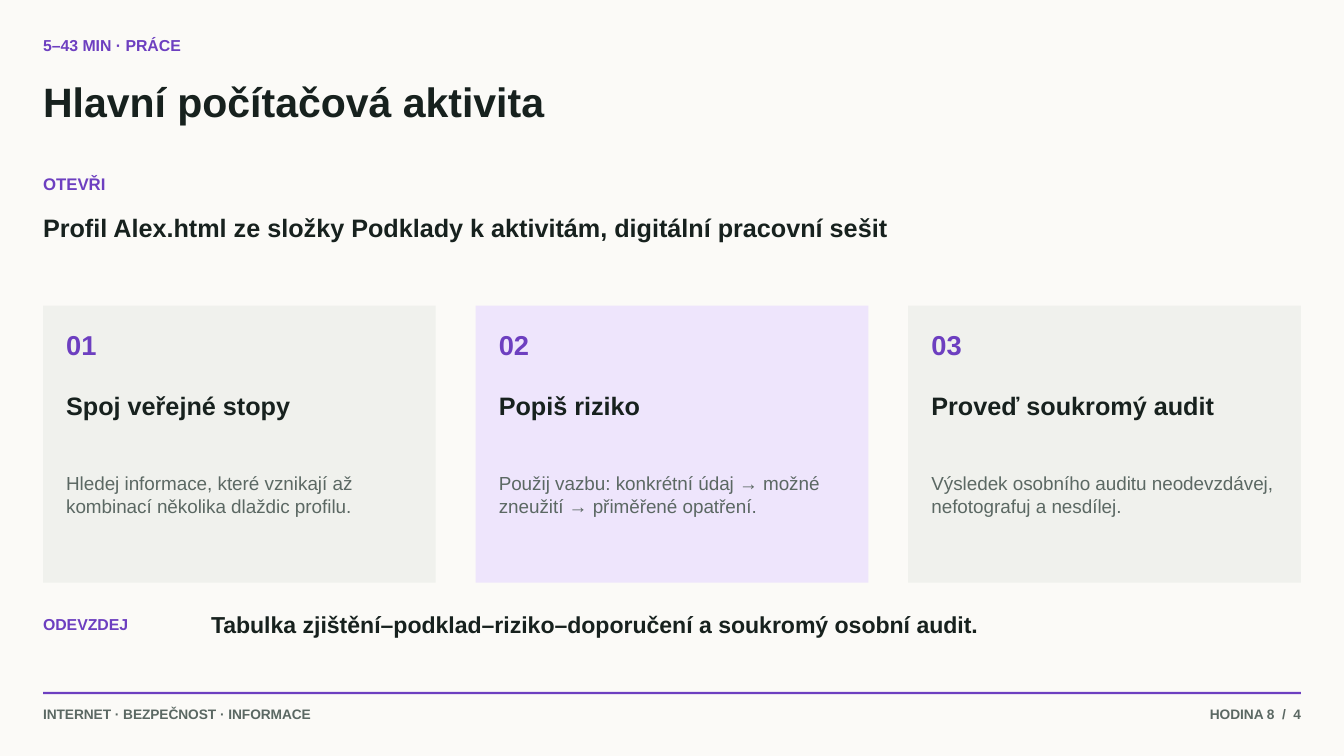
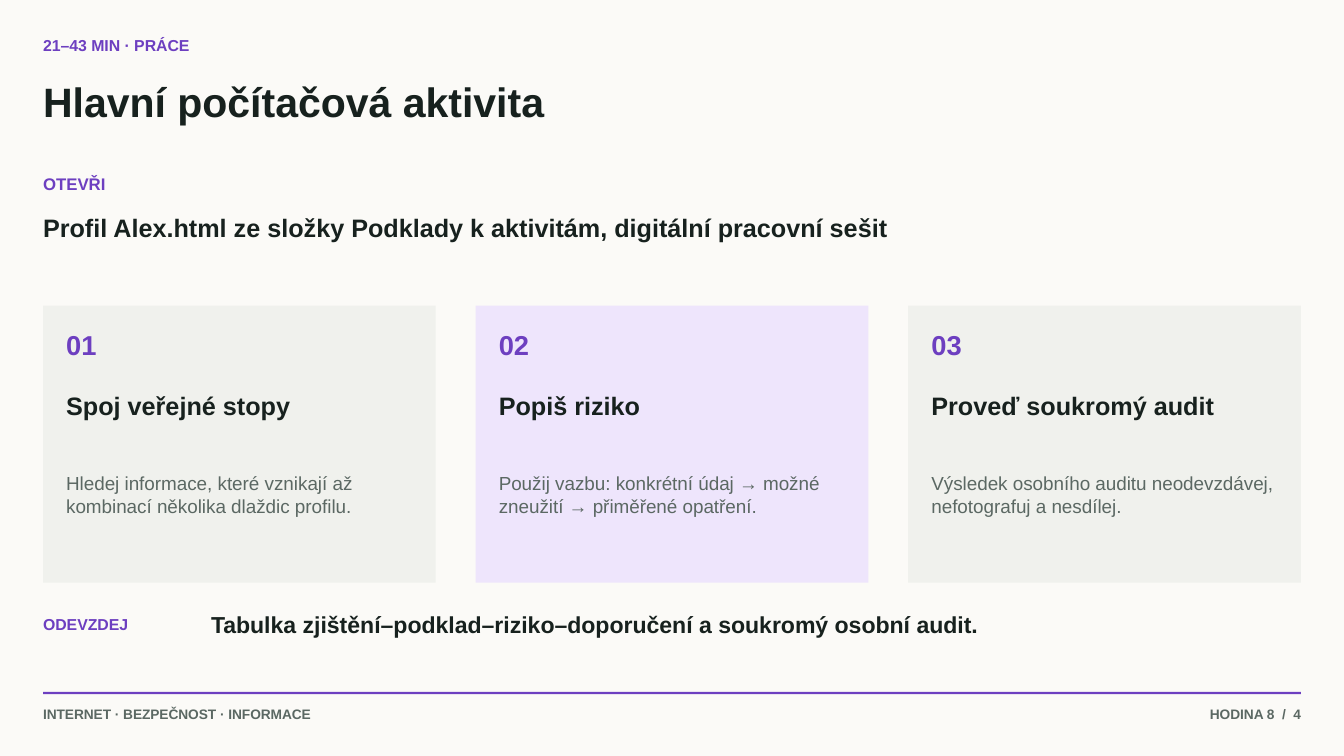
Before and after one commit to hlaska18/karel_hlas-web, a slide deck: slide 4 of public/materialy/1L/7/Prezentace k hodinám/8. Sociální sítě a digitální stopa.pptx. Drawn at 1344x756 pixels with LibreOffice and Linux fonts; fonts in the diff are those of the drawing. Boxes give left, top, right and bottom in pixels: in the first picture for what was removed or moved away, otherwise in the second. Text is boxed around its words. In the diff, an @@ line names an element or a change of style, - is before the commit and + after.

```diff
--- a/public/materialy/1L/7/Prezentace k hodinám/8. Sociální sítě a digitální stopa.pptx
+++ b/public/materialy/1L/7/Prezentace k hodinám/8. Sociální sítě a digitální stopa.pptx
@@ text at (x1=43, y1=38, x2=189, y2=51): text changed @@
-5–43 MIN · PRÁCE
+21–43 MIN · PRÁCE
```
Also in this commit, not shown: 1 other slide changed, 2 other files.
